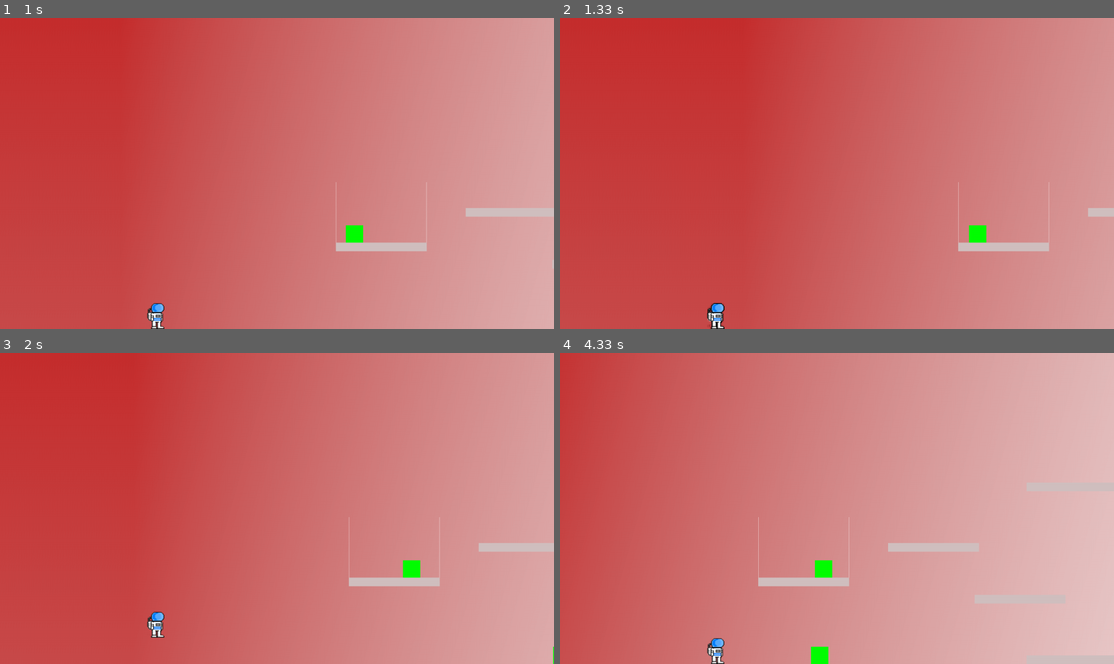
Above: before the commit, frames 1-4 (two rows, left to right).
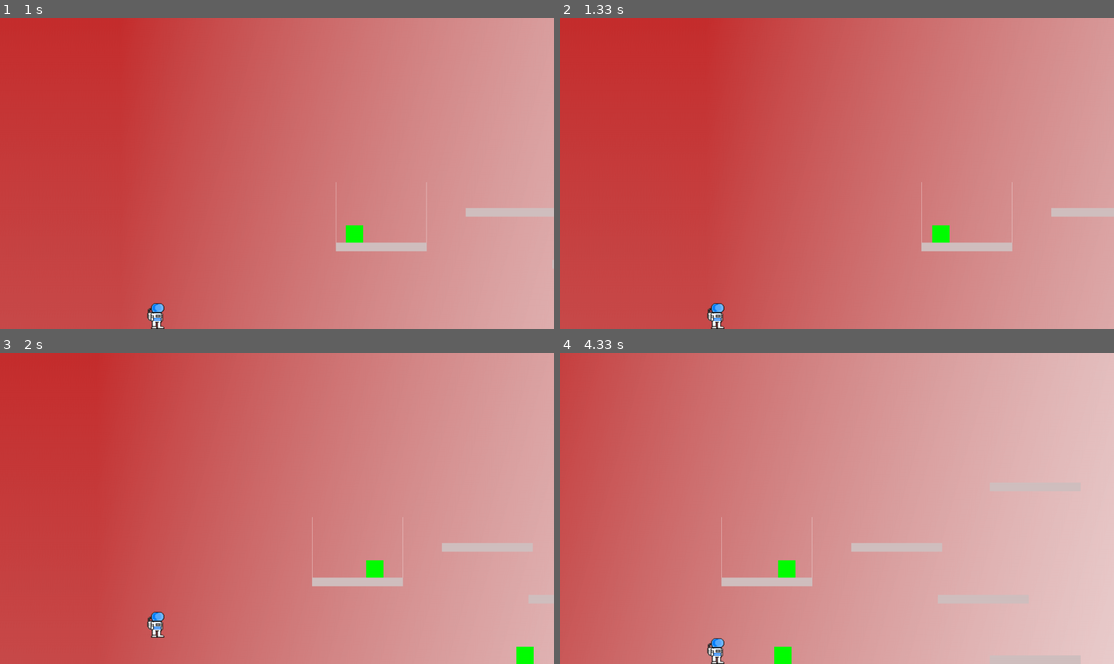
Above: after the commit, the same moments.

Repository: FlyingEwok/pygameRST
Game: pygame game, started from game.py
Same seed, same stepped clock (60 frames per second), same inputs: the game is played once before the commit and once after it.
Inputs:
- Up to frame 1 (1 s): hold Left 0.33-0.87 s; hold Left from 0.9 s (still down)
- Up to frame 2 (1.33 s): release Left at 1.3 s
- Up to frame 3 (2 s): hold Up 1.33-1.7 s; hold Right from 1.73 s (still down)
- Up to frame 4 (4.33 s): release Right at 2.37 s; hold Left 2.4-2.87 s; hold Right 2.9-3.37 s; hold Up 3.4-3.7 s; hold Right 3.73-4.2 s; hold Left from 4.23 s (still down)

Frame 1 is identical in both runs. In frame 2, 1.0% of the frame differs, in the area x 26-96%, y 52-100%; in frame 3, 1.2%; in frame 4, 1.5%, in the area x 29-100%, y 52-100%.

Commit message:
added boundaries

Diff:
--- a/level1class.py
+++ b/level1class.py
@@ -48,3 +48,4 @@
         # Call the parent constructor
         levelclass.Level.__init__(self, player)
         self.level_limit = -3840
+        self.level_start = 675
--- a/main.py
+++ b/main.py
@@ -90,6 +90,10 @@
                 current_level = level_list[current_level_no]
                 player.level = current_level
 
+        if current_position > current_level.level_start:
+            player.change_x = 0
+            player.rect.x = 341
+
         # ALL CODE TO DRAW SHOULD GO BELOW THIS COMMENT
         current_level.draw(screen)
 
